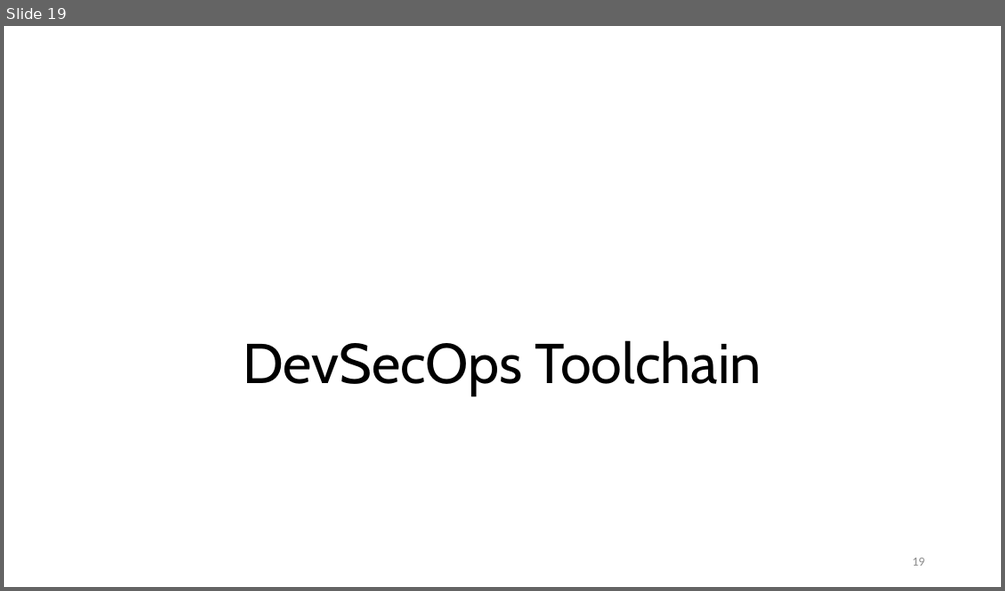
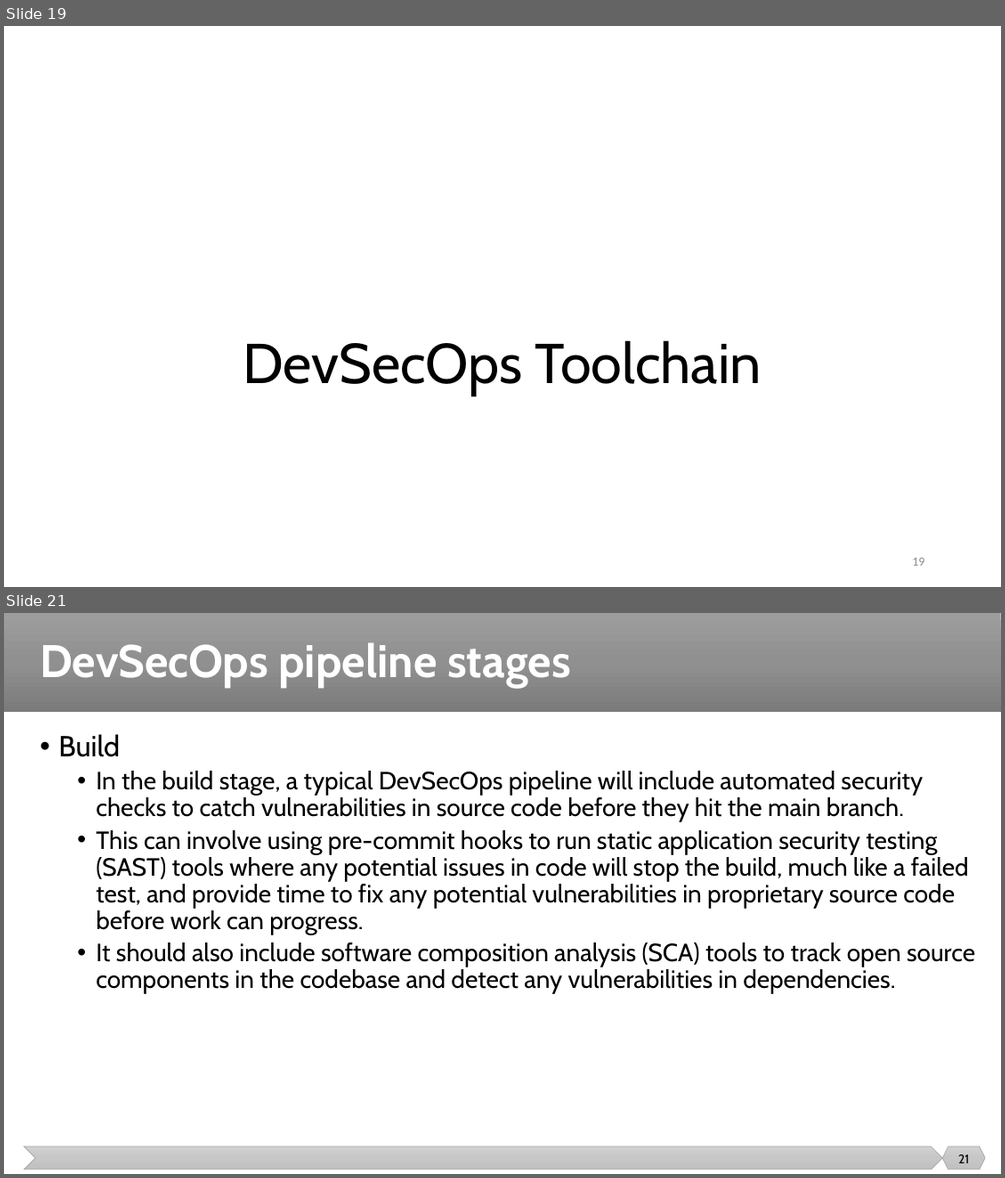
Before and after one commit to malenezi/malenezi, a slide deck: SE489/Lectures/9-DevSecOps/DevSecOps.pptx. Shown one above the other, each under a label of ours: slide 19 before the commit, slides 19 and 21 after it; the slides between them are not shown. The pictures are 1005x591 and 1005x1178 pixels, drawn with LibreOffice and Linux fonts; fonts in the diff are those of the drawing. Boxes give left, top, right and bottom in pixels: in the first picture for what was removed or moved away, otherwise in the second. Text is boxed around its words. In the diff, an @@ line names an element or a change of style, - is before the commit and + after.

```diff
--- a/SE489/Lectures/9-DevSecOps/DevSecOps.pptx
+++ b/SE489/Lectures/9-DevSecOps/DevSecOps.pptx
@@ slide 21 added at (x1=4, y1=613, x2=1001, y2=1174), background #FFFFFF @@
@@ rectangle added at (x1=4, y1=613, x2=1001, y2=712), fill gradient #9D9D9D to #909090 to #7C7C7C @@
@@ title added at (x1=40, y1=642, x2=571, y2=687), 44 pt, text #FFFFFF, bold @@
+DevSecOps pipeline stages
@@ text added at (x1=58, y1=734, x2=975, y2=994), 24 pt, text #000000 @@
+• Build
+  • In the build stage, a typical DevSecOps pipeline will include automated security checks to catch vulnerabilities in source code before they hit the main branch.
+  • This can involve using pre-commit hooks to run static application security testing (SAST) tools where any potential issues in code will stop the build, much like a failed test, and provide time to fix any potential vulnerabilities in proprietary source code before work can progress.
+  • It should also include software composition analysis (SCA) tools to track open source components in the codebase and detect any vulnerabilities in dependencies.
@@ chevron added at (x1=24, y1=1146, x2=942, y2=1169), fill gradient #D2D2D2 to #C8C8C8 to #C0C0C0, outline #A5A5A5 0.5 pt @@
@@ hexagon added at (x1=942, y1=1146, x2=985, y2=1169), fill gradient #D2D2D2 to #C8C8C8 to #C0C0C0, outline #A5A5A5 0.5 pt @@
@@ page number added at (x1=958, y1=1154, x2=969, y2=1163), 12 pt, text #000000 @@
+21
```
Also in this commit, not shown: 1 slide changed, 11 other slides added, 1 other file.
